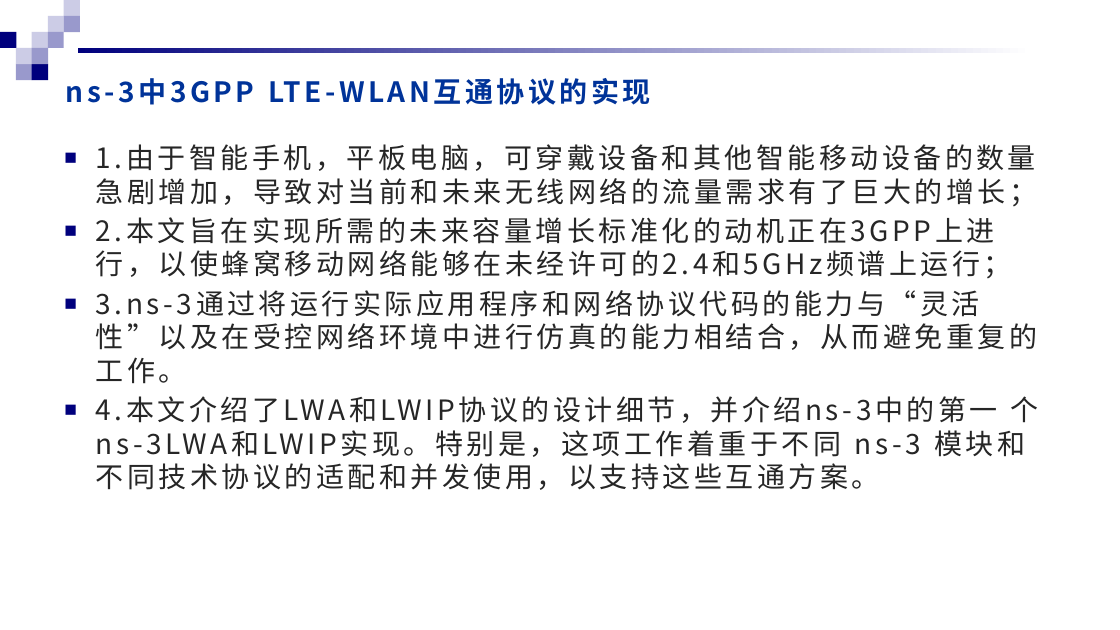
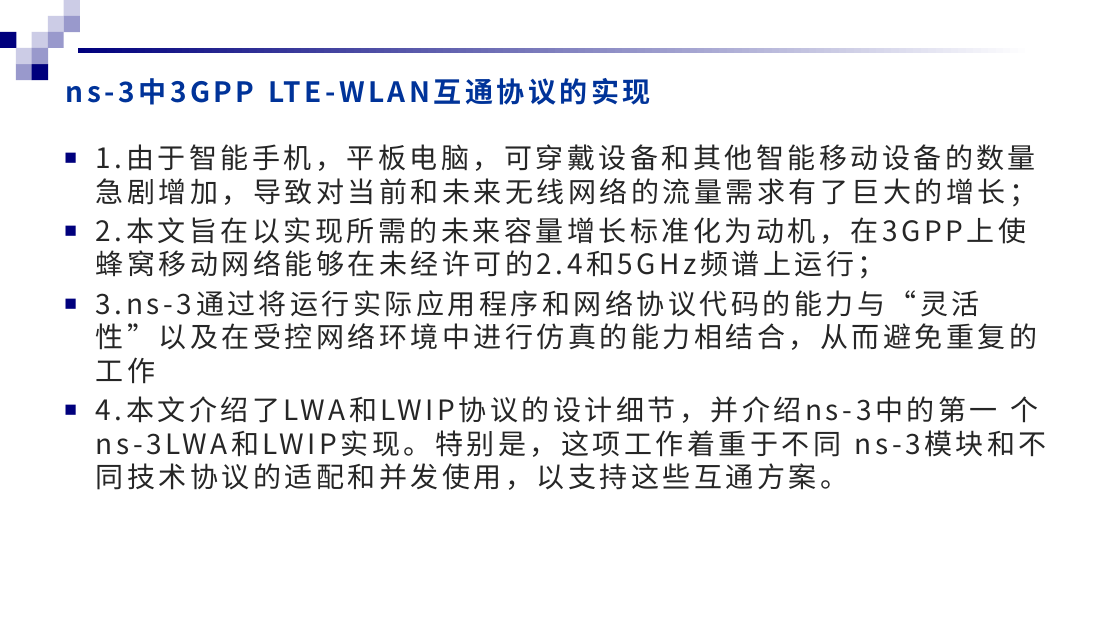
Before and after one commit to KongoHuster/Translation_of_paper, a slide deck: slide 3 of 论文报告模板.pptx. Drawn at 1120x630 pixels with LibreOffice and Linux fonts; fonts in the diff are those of the drawing; background and template pictures are left out. Boxes give left, top, right and bottom in pixels: in the first picture for what was removed or moved away, otherwise in the second. Text is boxed around its words. In the diff, an @@ line names an element or a change of style, - is before the commit and + after.

```diff
--- a/论文报告模板.pptx
+++ b/论文报告模板.pptx
@@ text at (x1=96, y1=217, x2=1039, y2=490): text changed @@
-■ 2.本文旨在实现所需的未来容量增长标准化的动机正在3GPP上进行，以使蜂窝移动网络能够在未经许可的2.4和5GHz频谱上运行；
-■ 3.ns-3通过将运行实际应用程序和网络协议代码的能力与“灵活性”以及在受控网络环境中进行仿真的能力相结合，从而避免重复的工作。
-■ 4.本文介绍了LWA和LWIP协议的设计细节，并介绍ns-3中的第一 个ns-3LWA和LWIP实现。特别是，这项工作着重于不同 ns-3 模块和不同技术协议的适配和并发使用，以支持这些互通方案。
+■ 2.本文旨在以实现所需的未来容量增长标准化为动机，在3GPP上使蜂窝移动网络能够在未经许可的2.4和5GHz频谱上运行；
+■ 3.ns-3通过将运行实际应用程序和网络协议代码的能力与“灵活性”以及在受控网络环境中进行仿真的能力相结合，从而避免重复的工作
+■ 4.本文介绍了LWA和LWIP协议的设计细节，并介绍ns-3中的第一 个ns-3LWA和LWIP实现。特别是，这项工作着重于不同 ns-3模块和不同技术协议的适配和并发使用，以支持这些互通方案。
```
Also in this commit, not shown: 3 other slides changed, 1 slide removed, 1 other file.
